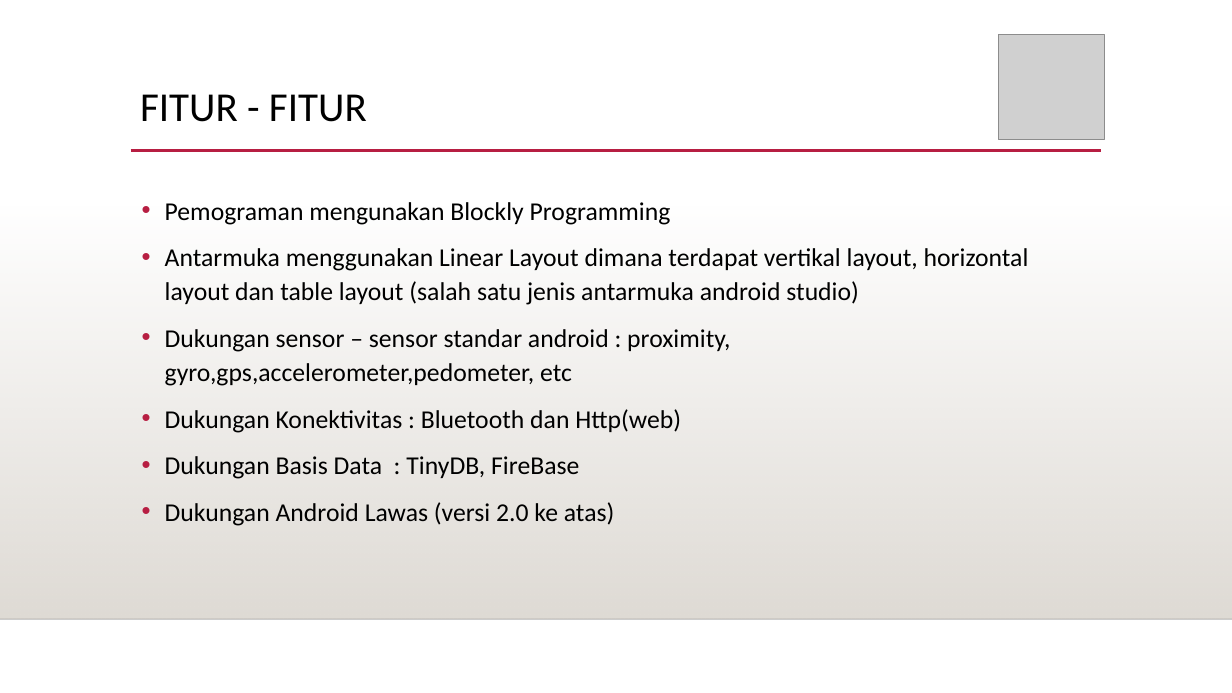
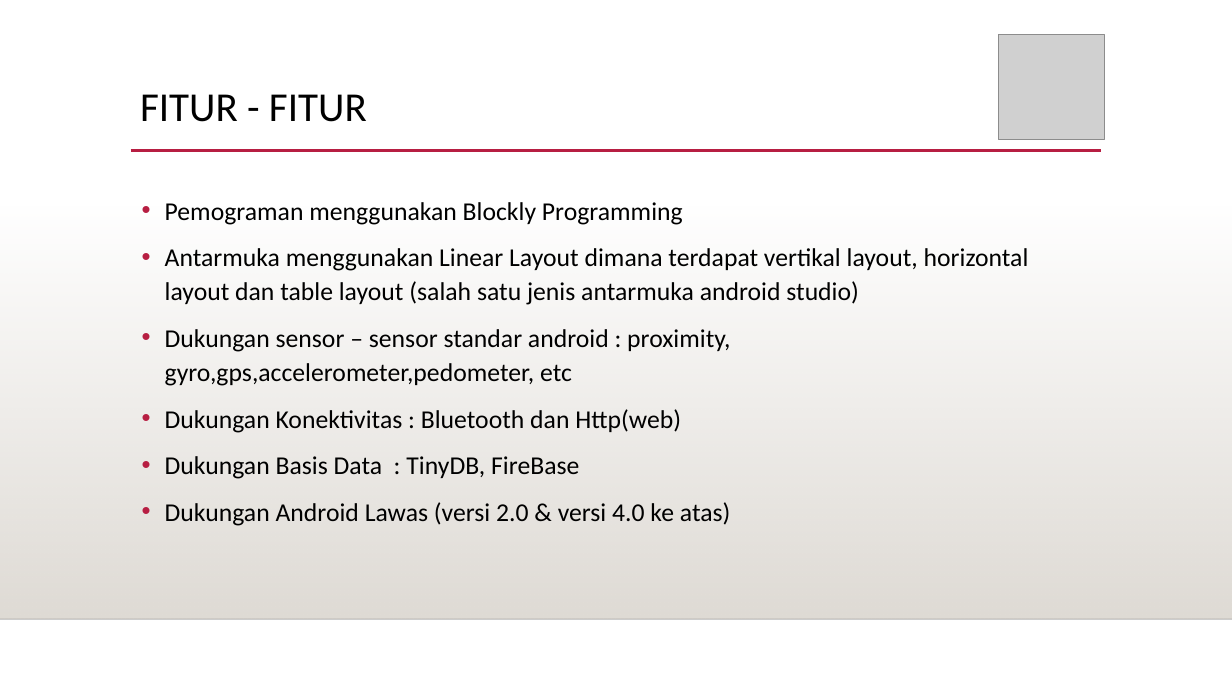
Before and after one commit to rikad/d3Antarmuka2018, a slide deck: slide 3 of Pengantar App Inventor.pptx. Drawn at 1232x693 pixels with LibreOffice and Linux fonts; fonts in the diff are those of the drawing; grey boxes stand for pictures; background and template pictures are left out. Boxes give left, top, right and bottom in pixels: in the first picture for what was removed or moved away, otherwise in the second. Text is boxed around its words. In the diff, an @@ line names an element or a change of style, - is before the commit and + after.

Commit message:
fix ppt

```diff
--- a/Pengantar App Inventor.pptx
+++ b/Pengantar App Inventor.pptx
@@ text at (165,202,683,225): text changed @@
-• Pemograman mengunakan Blockly Programming
+• Pemograman menggunakan Blockly Programming
@@ text at (165,502,731,526): text changed @@
-• Dukungan Android Lawas (versi 2.0 ke atas)
+• Dukungan Android Lawas (versi 2.0 & versi 4.0 ke atas)
```
